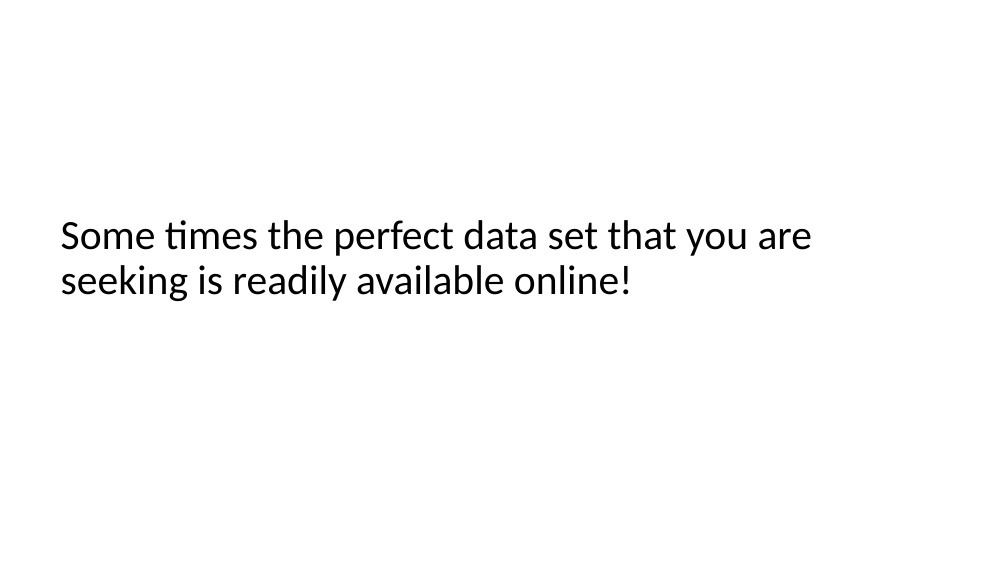
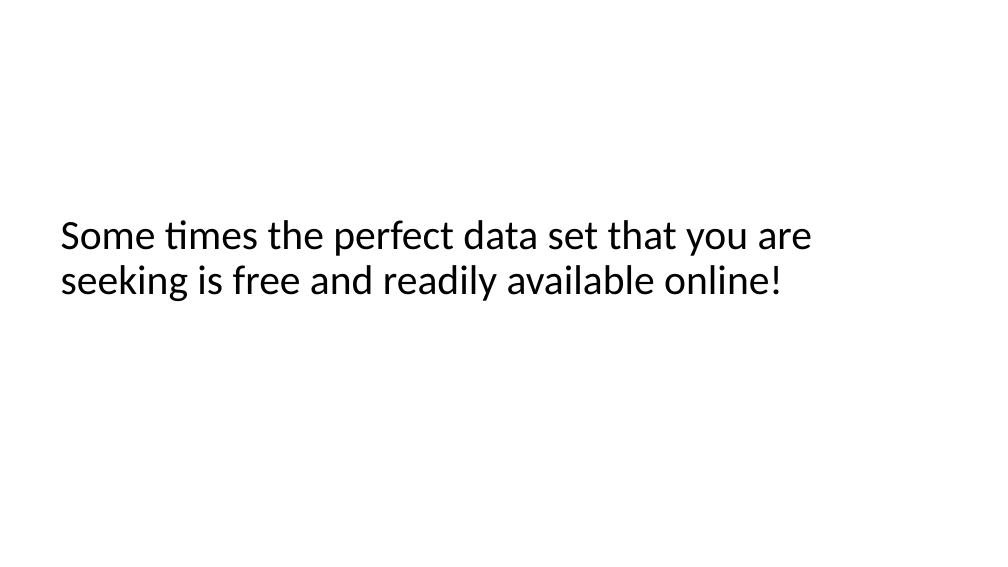
Before and after one commit to la-oey/beautifulsoup4tutorial, a slide deck: slide 2 of webscraping_5_29_2019.pptx. Drawn at 1008x567 pixels with LibreOffice and Linux fonts; fonts in the diff are those of the drawing. Boxes give left, top, right and bottom in pixels: in the first picture for what was removed or moved away, otherwise in the second. Text is boxed around its words. In the diff, an @@ line names an element or a change of style, - is before the commit and + after.

Commit message:
updated slides

```diff
--- a/webscraping_5_29_2019.pptx
+++ b/webscraping_5_29_2019.pptx
@@ title at [61,220,813,301]: text changed @@
-Some times the perfect data set that you are seeking is readily available online!
+Some times the perfect data set that you are seeking is free and readily available online!
```
Also in this commit, not shown: 5 other slides changed, 3 slides added, 1 slide removed.
